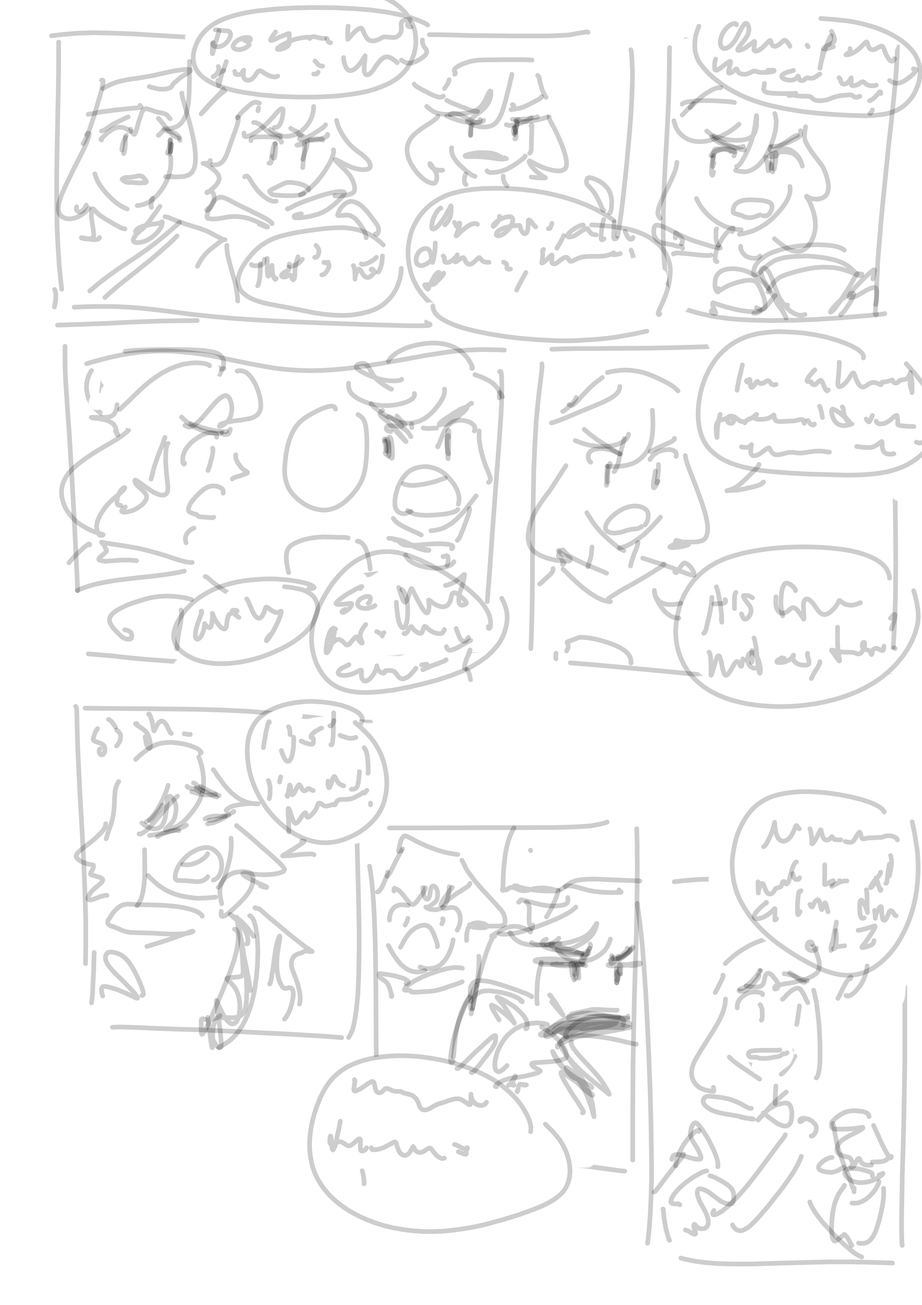
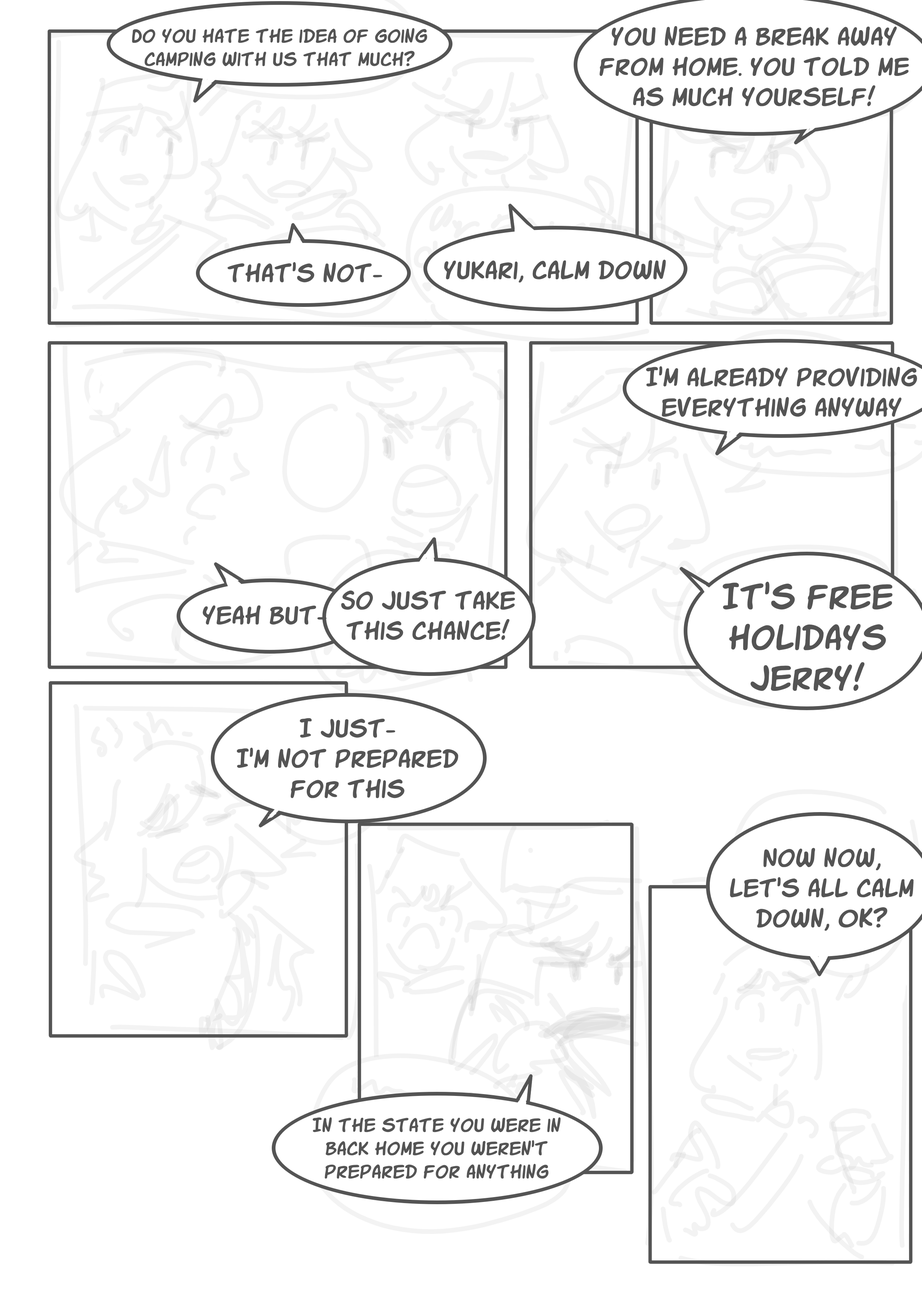
Before/after of a (922, 1305) layered artwork. What changed in the layer stack:
added layer "Paint Layer 4" above "Vector Layer 2" over [190, 47, 834, 1143]
added layer "Paint Layer 1" above "Background" over [47, 23, 922, 1267]
"Background": opacity 100% → 24%, painted on it over [47, 0, 922, 1267]
